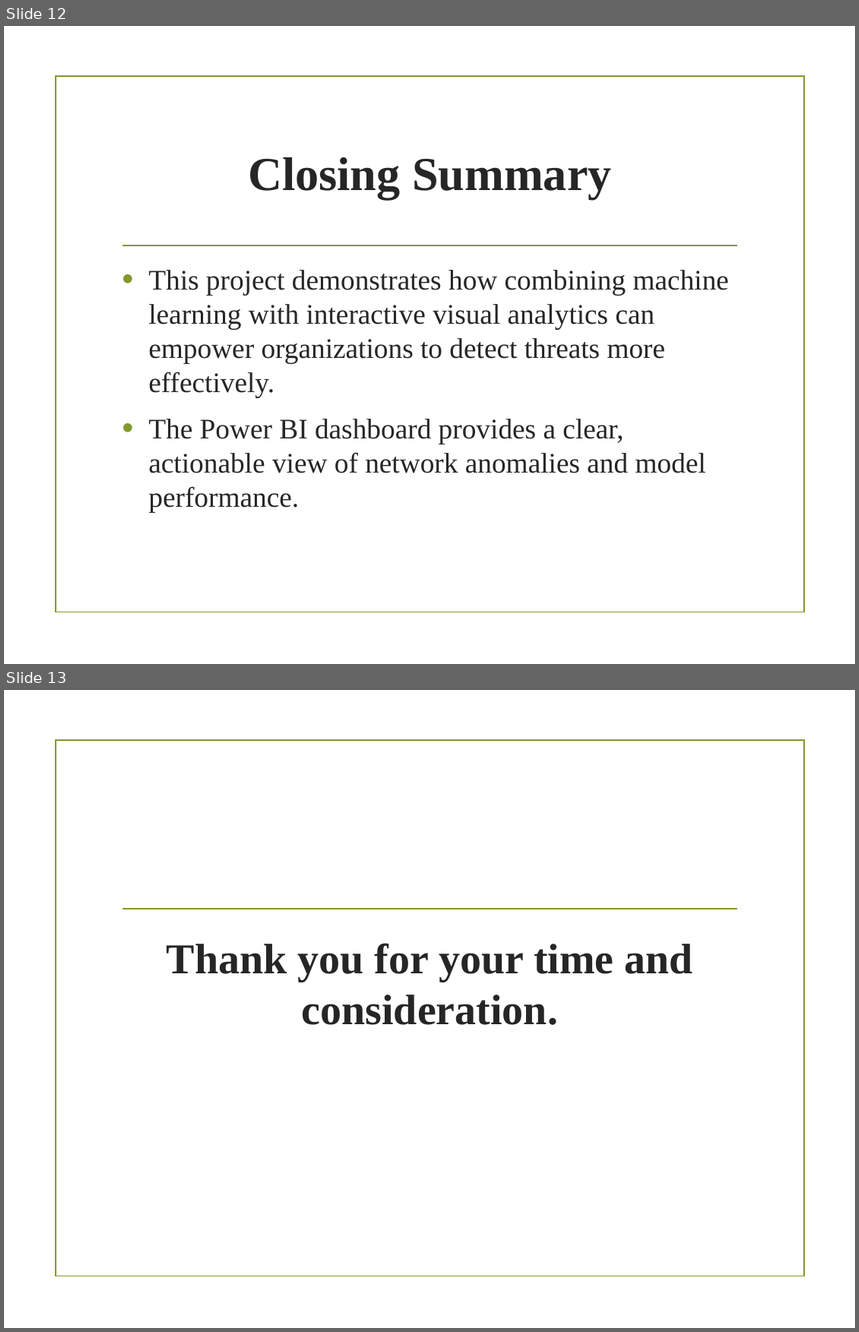
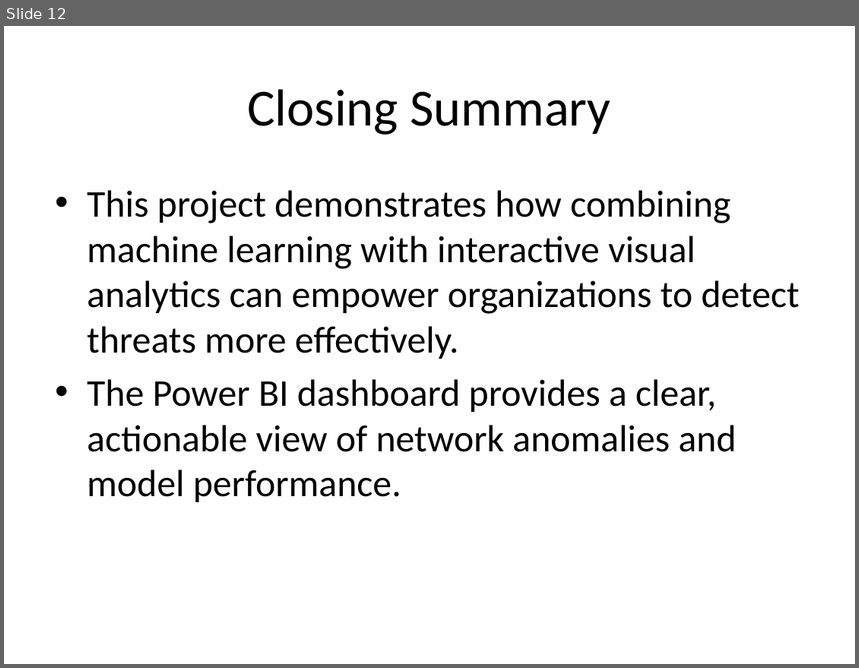
Before and after one commit to Serge731/CyberSecurityBigDataAnalytics, a slide deck: Cybersecurity_Capstone_Presentation.pptx. Shown one above the other, each under a label of ours: slides 12 and 13 before the commit, slide 12 after it. The pictures are 859x1332 and 859x668 pixels, drawn with LibreOffice and Linux fonts; fonts in the diff are those of the drawing; background and template pictures are left out. Boxes give left, top, right and bottom in pixels: in the first picture for what was removed or moved away, otherwise in the second. Text is boxed around its words. In the diff, an @@ line names an element or a change of style, - is before the commit and + after.

```diff
--- a/Cybersecurity_Capstone_Presentation.pptx
+++ b/Cybersecurity_Capstone_Presentation.pptx
@@ slide 13 removed at (4,690,855,1328), background picture (left out); not listed: 2 template elements that a slide beside it also shows @@
@@ title removed at (167,943,693,1025) @@
-Thank you for your time and consideration.
@@ slide 12 changed as well @@
@@ title "Closing Summary": place and size @@
-title "Closing Summary" at (248,157,611,199)
+title "Closing Summary" at (247,89,610,135)
@@ title "Closing Summary" at (247,89,610,135): size 40 to 44 pt, font Times New Roman to Calibri, text colour #262626 to #000000, bold off @@
@@ rectangle removed at (56,76,804,613) @@
@@ text "This project demonstrates how combining ...": place and size @@
-text "This project demonstrates how combining ..." at (148,270,729,512)
+text "This project demonstrates how combining ..." at (87,190,800,503)
@@ text "This project demonstrates how combining ..." at (87,190,800,503): size 24 to 32 pt, font Times New Roman to Calibri, text colour #262626 to #000000; indent changed; less space between paragraphs @@
@@ line removed from (123, 246) to (737, 246) @@
```
Also in this commit, not shown: 11 other slides changed.
